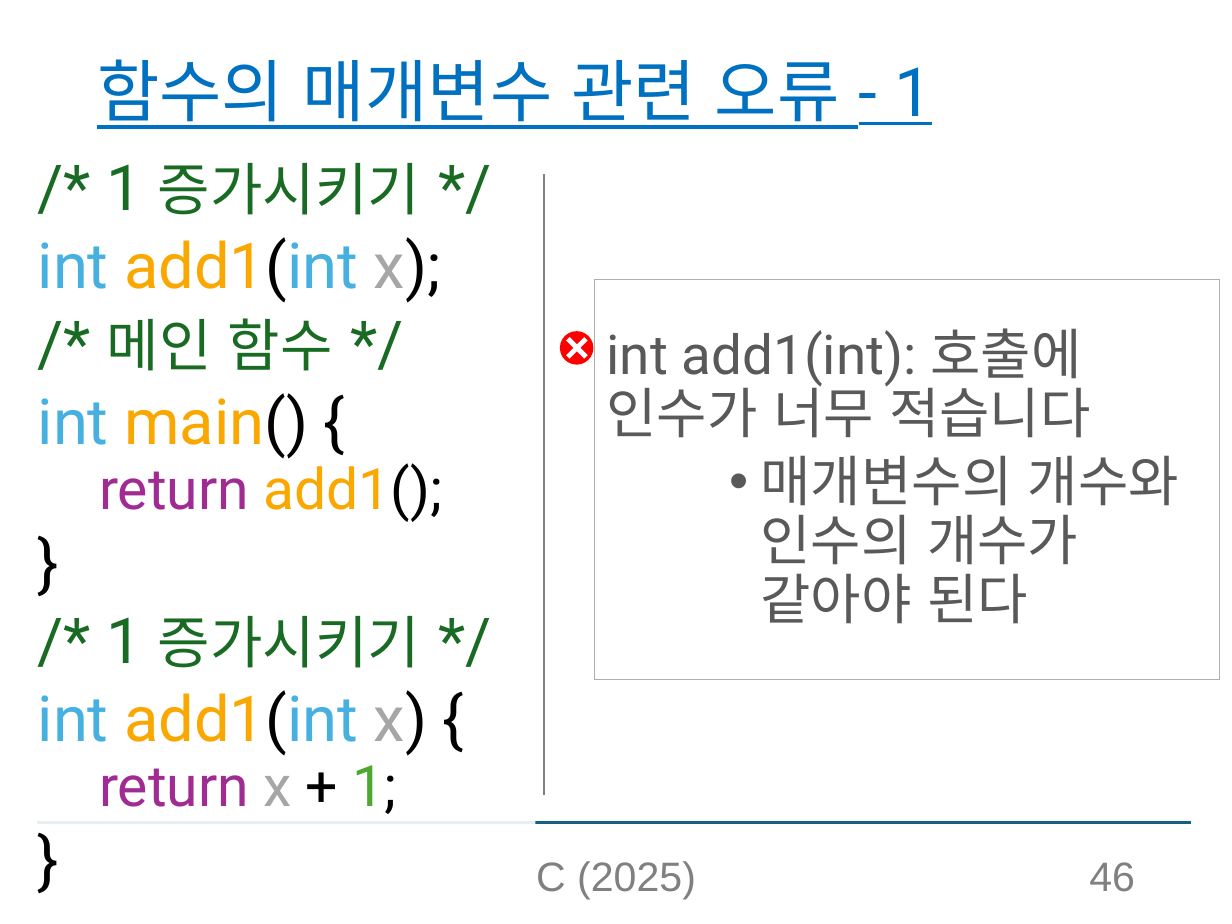
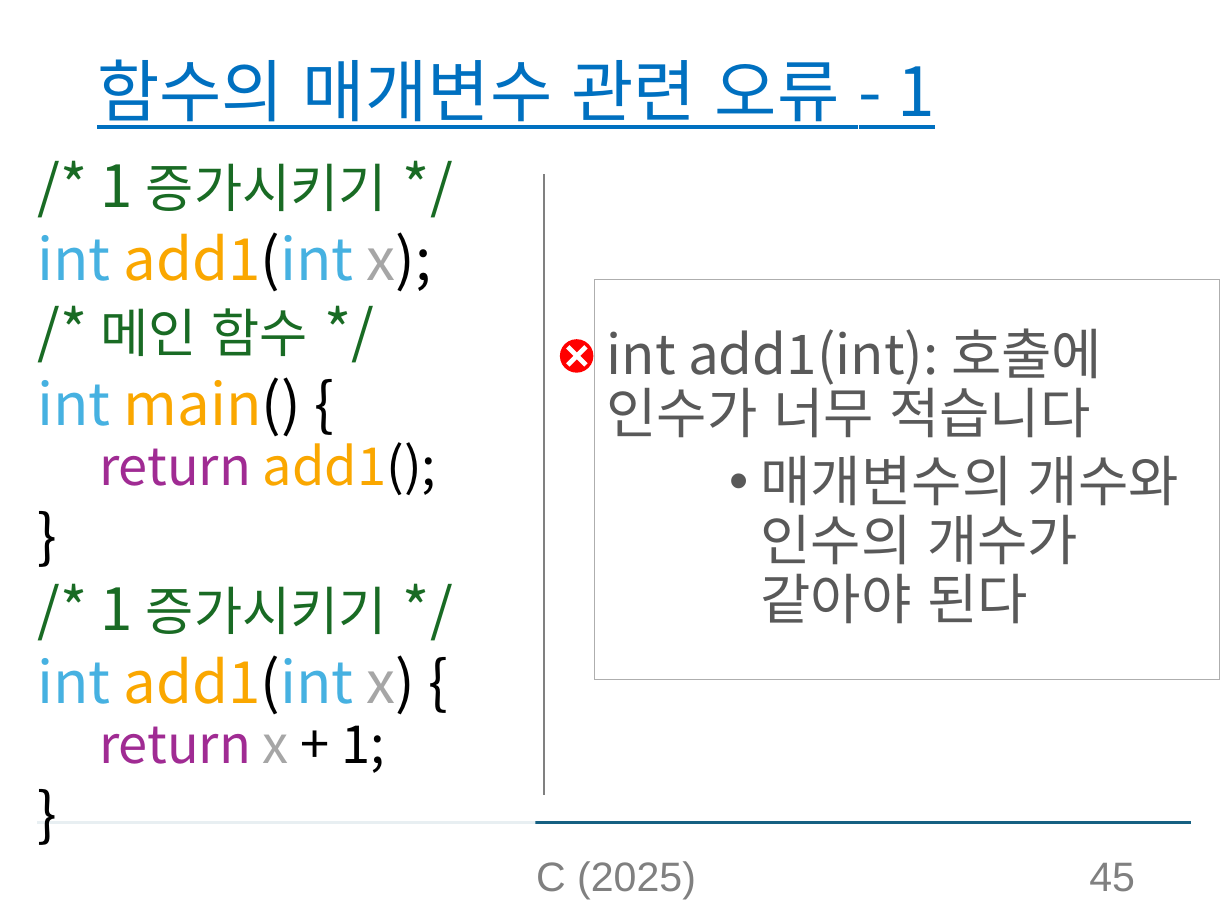
Before and after one commit to chaebkimm/C_ppt, a slide deck: slide 45 of C소개_실습제외.pptx (slide 46 before the commit). Drawn at 1232x924 pixels with LibreOffice and Linux fonts; fonts in the diff are those of the drawing. Boxes give left, top, right and bottom in pixels: in the first picture for what was removed or moved away, otherwise in the second. Text is boxed around its words. In the diff, an @@ line names an element or a change of style, - is before the commit and + after.

```diff
--- a/C소개_실습제외.pptx
+++ b/C소개_실습제외.pptx
@@ title "함수의 매개변수 관련 오류 - ..." at bbox=[97, 59, 935, 129]: font Roboto to Noto Sans CJK KR @@
@@ text "/* 1 증가시키기 */" at bbox=[38, 163, 436, 773]: size 37 to 34 pt in "/* 1 */", "int add1(int x);", "/* */", "int main() {" and 4 more places; size 33.3 to 30.6 pt in "증가시키기", "메인 함수", "return add1();", "증가시키기" and 1 more places; font Roboto to Noto Sans CJK KR; text colour #4EA72E to #000000 in "1;" @@
@@ rectangle "int add1(int): 호출에 인수가 너무 ..." at bbox=[594, 280, 1218, 680]: font Roboto to Noto Sans CJK KR @@
@@ ellipse: place and size @@
-ellipse at bbox=[559, 331, 593, 365]
+ellipse at bbox=[559, 339, 593, 372]
@@ plus: place and size @@
-plus at bbox=[559, 330, 595, 366]
+plus at bbox=[559, 338, 595, 375]
@@ page number at bbox=[1089, 863, 1135, 892]: text changed @@
-46
+45
```
Also in this commit, not shown: 104 other slides changed, 1 slide removed.
